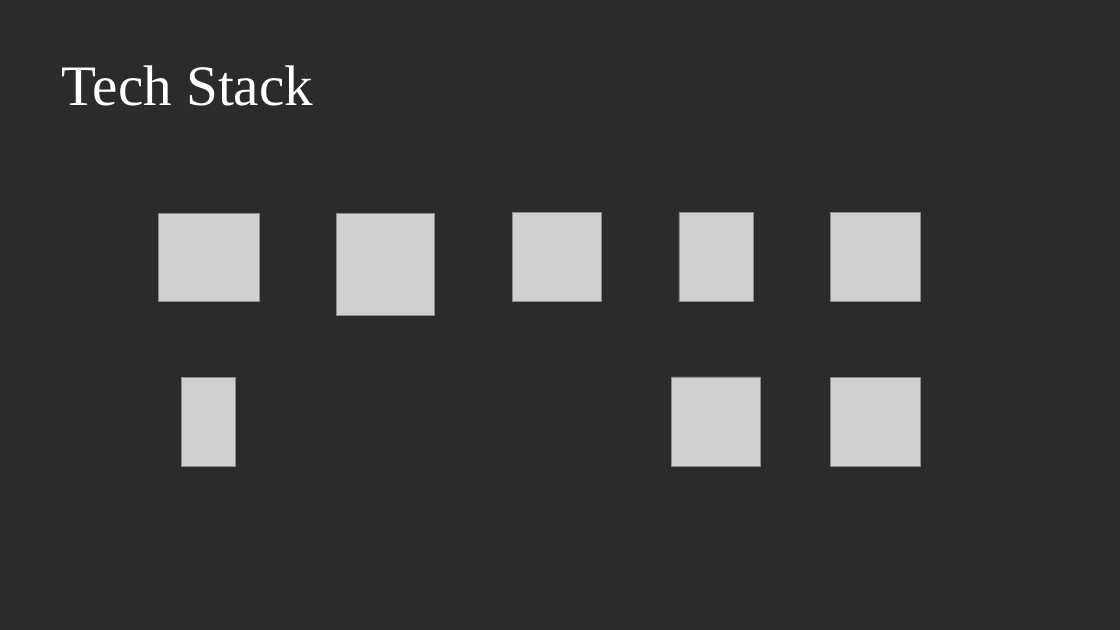
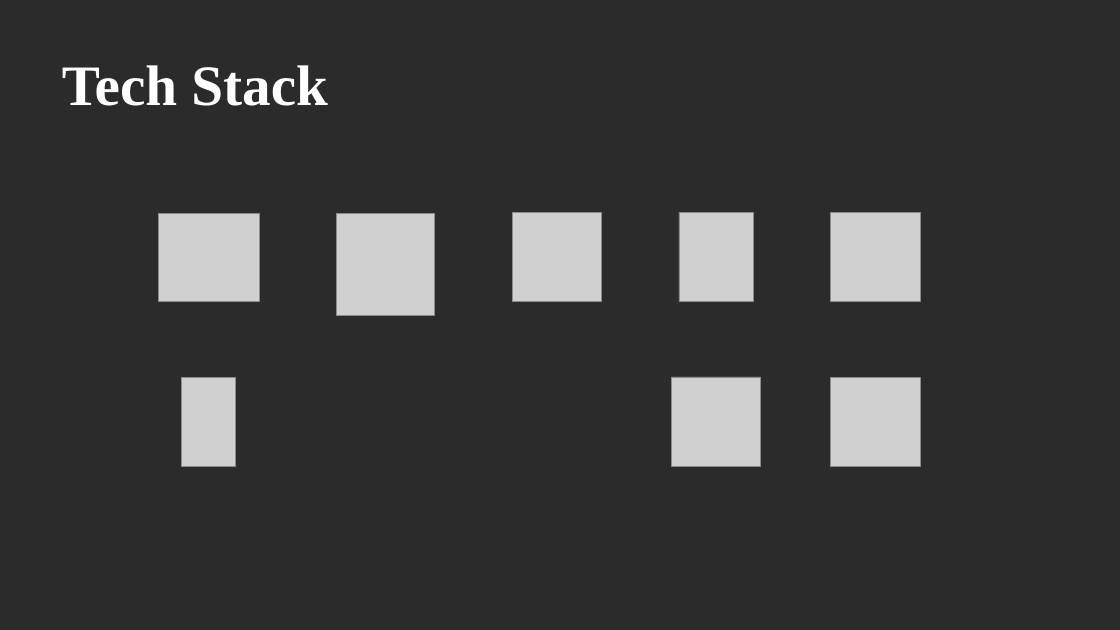
Before and after one commit to SYSolakov20/B11, a slide deck: slide 3 of docs/B11-Presentation.pptx. Drawn at 1120x630 pixels with LibreOffice and Linux fonts; fonts in the diff are those of the drawing; grey boxes stand for pictures; background and template pictures are left out; a plain dark background stands for a picture behind light text. Boxes give left, top, right and bottom in pixels: in the first picture for what was removed or moved away, otherwise in the second. Text is boxed around its words. In the diff, an @@ line names an element or a change of style, - is before the commit and + after.

Commit message:
Update Presentation

```diff
--- a/docs/B11-Presentation.pptx
+++ b/docs/B11-Presentation.pptx
@@ text "Tech Stack" at [62,65,328,106]: bold on @@
```
Also in this commit, not shown: 3 other slides changed, 1 slide added, 1 slide removed.
